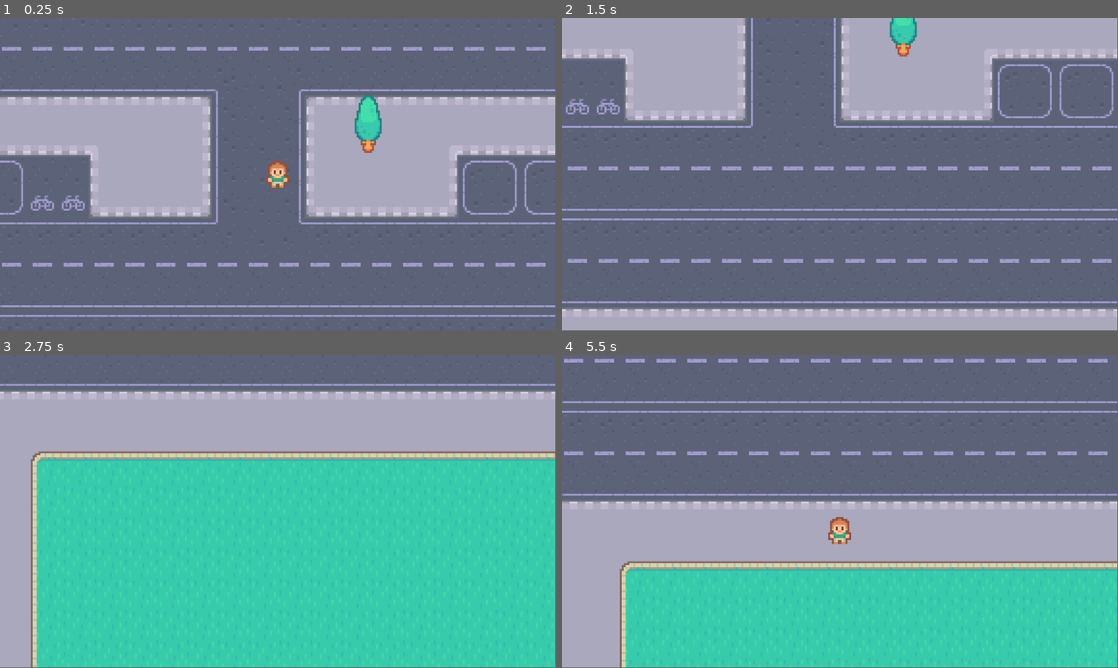
Above: before the commit, frames 1-4 (two rows, left to right).
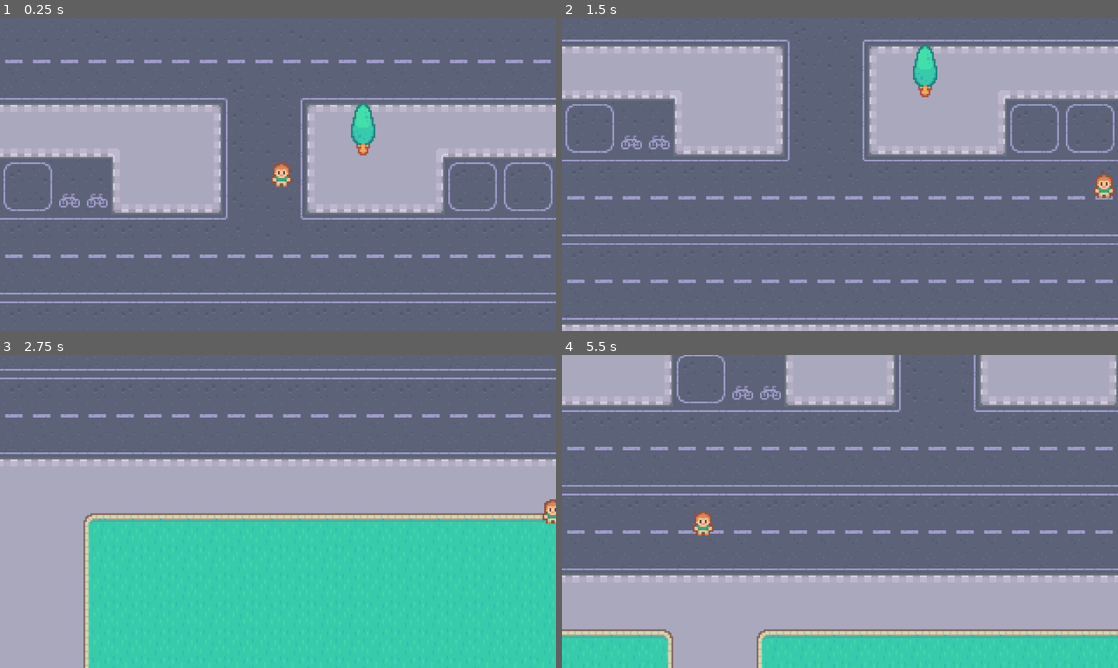
Above: after the commit, the same moments.

Repository: aevix/untitled-godot-game
Game: Godot game, scene res://scenes/game.tscn
The game is run twice, just before and just after one commit, with the same random seed, the same clock (stepped at 60 frames per second) and the same inputs.
Inputs:
- Up to frame 1 (0.25 s): no input
- Up to frame 2 (1.5 s): tap Enter at 0.5 s; hold Right (right) 0.53-1.28 s; hold Down (down) from 1.28 s (still down)
- Up to frame 3 (2.75 s): release Down (down) at 2.03 s; hold Right (right) from 2.03 s (still down)
- Up to frame 4 (5.5 s): tap Space at 2.75 s; release Right (right) at 2.78 s; hold Up (up) 2.78-3.53 s; hold Left (left) 3.53-5.03 s; hold Down (down) from 5.03 s (still down)
In our replay, the window is 799x449 before the commit and 800x450 after it. These sizes can differ from the game's own. Grey fills any space a smaller window leaves; there, only what the larger window draws over its background counts as a difference.

The runs differ from the first frame. In frame 1, 15% of the frame differs, in the area x 0-100%, y 9-96%; in frame 2, 34%; in frame 3, 47%; in frame 4, 57%, in the area x 0-100%, y 0-100%.

Commit message:
feat-2: add border to the game map

Diff:
--- a/untitled-godot/frogger start files/project.godot
+++ b/untitled-godot/frogger start files/project.godot
@@ -14,6 +14,11 @@
 run/main_scene="uid://cv7jre8rppoli"
 config/features=PackedStringArray("4.5", "Forward Plus")
 config/icon="res://icon.svg"
+
+[display]
+
+window/size/viewport_width=1280
+window/size/viewport_height=720
 
 [input]
 
--- /dev/null
+++ b/untitled-godot/frogger start files/scenes/boundary.tscn
@@ -0,0 +1,14 @@
+[gd_scene load_steps=2 format=3 uid="uid://qfhrp6f852ur"]
+
+[ext_resource type="Texture2D" uid="uid://doghmovcgeltw" path="res://graphics/map.png" id="1_6wonf"]
+
+[node name="Node2D" type="Node2D"]
+
+[node name="Sprite2D" type="Sprite2D" parent="."]
+texture = ExtResource("1_6wonf")
+
+[node name="staticbody2d" type="StaticBody2D" parent="."]
+
+[node name="CollisionPolygon2D" type="CollisionPolygon2D" parent="staticbody2d"]
+build_mode = 1
+polygon = PackedVector2Array(-192, -322, 192, -326, 196, 328, -192, 322)
--- a/untitled-godot/frogger start files/scenes/game.tscn
+++ b/untitled-godot/frogger start files/scenes/game.tscn
@@ -1,14 +1,12 @@
 [gd_scene load_steps=4 format=3 uid="uid://cv7jre8rppoli"]
 
-[ext_resource type="Texture2D" uid="uid://doghmovcgeltw" path="res://graphics/map.png" id="1_yqjtg"]
+[ext_resource type="PackedScene" uid="uid://qfhrp6f852ur" path="res://scenes/boundary.tscn" id="1_lnu2h"]
 [ext_resource type="PackedScene" uid="uid://dghd7rii024ea" path="res://scenes/player.tscn" id="2_lnu2h"]
 [ext_resource type="PackedScene" uid="uid://bx2rg78cu21y2" path="res://scenes/tree.tscn" id="3_lnu2h"]
 
 [node name="game" type="Node2D"]
 
-[node name="Sprite2D" type="Sprite2D" parent="."]
-texture_filter = 1
-texture = ExtResource("1_yqjtg")
+[node name="Node2D" parent="." instance=ExtResource("1_lnu2h")]
 
 [node name="player" parent="." instance=ExtResource("2_lnu2h")]
 position = Vector2(34, 57)
--- a/untitled-godot/frogger start files/scenes/player.gd
+++ b/untitled-godot/frogger start files/scenes/player.gd
@@ -1,8 +1,9 @@
-extends Node2D
+extends CharacterBody2D
 
 var direction: Vector2 = Vector2(1,1)
-var speed: int = 5
+var speed: int = 200
 
 func _physics_process(delta: float) -> void:
 	direction = Input.get_vector("left", "right", "up", "down")
-	position += direction * speed
+	velocity = direction * speed
+	move_and_slide()
--- a/untitled-godot/frogger start files/scenes/player.tscn
+++ b/untitled-godot/frogger start files/scenes/player.tscn
@@ -1,9 +1,11 @@
-[gd_scene load_steps=3 format=3 uid="uid://dghd7rii024ea"]
+[gd_scene load_steps=4 format=3 uid="uid://dghd7rii024ea"]
 
 [ext_resource type="Texture2D" uid="uid://bkgrir378horu" path="res://graphics/player/player_simple.png" id="1_3vyb7"]
 [ext_resource type="Script" uid="uid://bvow1in7idxld" path="res://scenes/player.gd" id="1_g2els"]
 
-[node name="player" type="Node2D"]
+[sub_resource type="CapsuleShape2D" id="CapsuleShape2D_g2els"]
+
+[node name="player" type="CharacterBody2D"]
 script = ExtResource("1_g2els")
 
 [node name="Sprite2D" type="Sprite2D" parent="."]
@@ -18,3 +20,7 @@
 limit_bottom = 320
 position_smoothing_enabled = true
 position_smoothing_speed = 20.0
+
+[node name="CollisionShape2D" type="CollisionShape2D" parent="."]
+scale = Vector2(0.5, 0.5)
+shape = SubResource("CapsuleShape2D_g2els")
--- a/untitled-godot/frogger start files/scenes/tree.gd
+++ b/untitled-godot/frogger start files/scenes/tree.gd
@@ -1 +1 @@
-extends Node2D
+extends StaticBody2D
--- a/untitled-godot/frogger start files/scenes/tree.tscn
+++ b/untitled-godot/frogger start files/scenes/tree.tscn
@@ -1,10 +1,18 @@
-[gd_scene load_steps=3 format=3 uid="uid://bx2rg78cu21y2"]
+[gd_scene load_steps=4 format=3 uid="uid://bx2rg78cu21y2"]
 
 [ext_resource type="Texture2D" uid="uid://d0so81ys3820n" path="res://graphics/objects/tree1.png" id="1_avsvi"]
 [ext_resource type="Script" uid="uid://cfmxy6k2or3r5" path="res://scenes/tree.gd" id="1_vplca"]
 
-[node name="tree" type="Node2D"]
+[sub_resource type="CapsuleShape2D" id="CapsuleShape2D_vplca"]
+radius = 4.0
+height = 16.0
+
+[node name="tree" type="StaticBody2D"]
 script = ExtResource("1_vplca")
 
 [node name="Sprite2D" type="Sprite2D" parent="."]
 texture = ExtResource("1_avsvi")
+
+[node name="CollisionShape2D" type="CollisionShape2D" parent="."]
+position = Vector2(0, 5)
+shape = SubResource("CapsuleShape2D_vplca")
